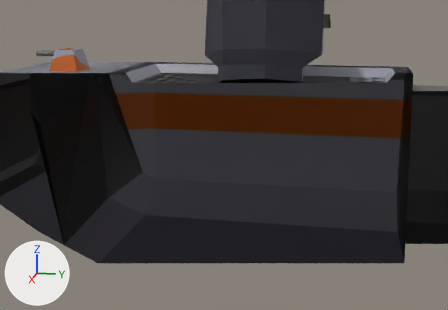
The COLLADA model models/ships/spider_destroyer/model.dae as it was, and as the next commit left it.
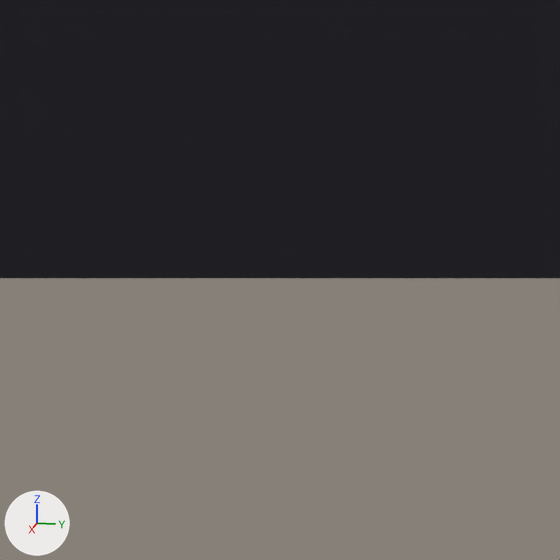
Each version is shown from a 50 mm camera at (9.31, -2.36, 1.96) aimed at (-0.29, -4.28, -0.44), then close up on the part from 49% to 64% of the width and 74% to 96% of the height. Every picture has the same lights, and +X, +Y and +Z are marked at lower left. The close-ups show mesh edges as thin lines. Everything nearer to the camera than a plane just in front of the edit is cut away. Objects named as collision shapes, trigger or cutter boxes, shadow casters or lower levels of detail are left out. Where no turn or scale is listed for an object, it has been applied to the vertices.

Objects in the first close-up: 'Debris Mesh.000', 'Fuselage'.
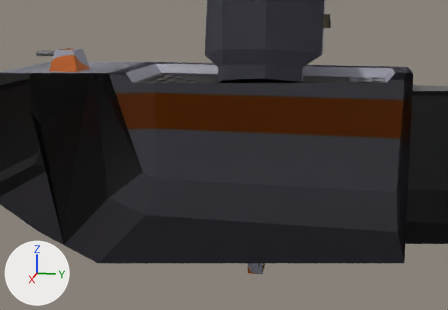
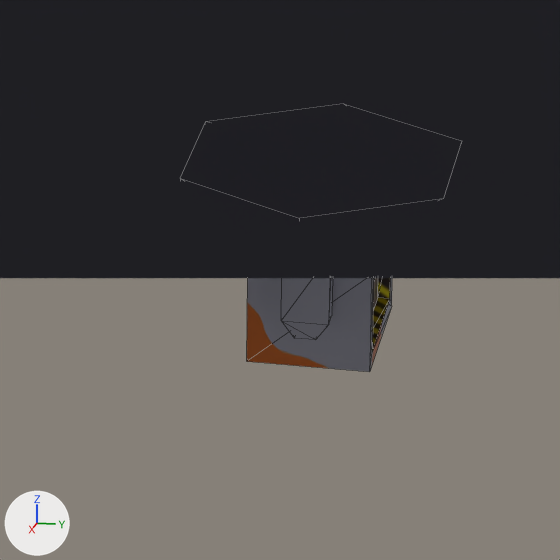
Location of each change, [x1, y1, x2, y2] in pixels of the close-ups (560 x 560 px):
```json
{"object": "Missile Rack.000", "change": "added", "after": [247, 278, 392, 372]}
{"object": "Turret Base.000", "change": "added", "after": [281, 278, 333, 340]}
```

Scene script edits in JSON lines:
```json
{"op": "add", "block": "img_missile_turret_texture_png", "code": ["img_missile_turret_texture_png = load_image('missile_turret_texture.png', 'images/missile_turret_texture.png', 1024, 1024, 'sRGB')"]}
{"op": "add", "block": "mat_missile_turret_mat", "code": ["mat_missile_turret_mat = principled_material('Missile Turret Mat')", "mat_missile_turret_mat.texture = img_missile_turret_texture_png", "mat_missile_turret_mat.roughness = 0.44"]}
{"op": "add", "block": "me_cube_003", "code": ["me_cube_003 = bpy.data.meshes.new('Cube.003')", "me_cube_003.from_pydata(...)  # 44 vertices, 84 faces; spans x -0.291..0.291, y -0.252..0.252, z -0.283..0.0", "me_cube_003.materials.append(mat_missile_turret_mat)  # picture img_missile_turret_texture_png"]}
{"op": "add", "block": "me_cube_002", "code": ["me_cube_002 = bpy.data.meshes.new('Cube.002')", "me_cube_002.from_pydata(...)  # 16 vertices, 28 faces; spans x -0.155..0.155, y -0.119..0.119, z -0.1..0.1", "me_cube_002.materials.append(mat_missile_turret_mat)  # picture img_missile_turret_texture_png"]}
{"op": "add", "block": "ob_turret_base_000", "code": ["ob_turret_base_000 = bpy.data.objects.new('Turret Base.000', me_cube_003)", "ob_turret_base_000.location = (0.0, -3.69, -1.909)"]}
{"op": "add", "block": "ob_missile_rack_000", "code": ["ob_missile_rack_000 = bpy.data.objects.new('Missile Rack.000', me_cube_002)", "ob_missile_rack_000.location = (0.0, -3.69, -2.171)"]}
```
